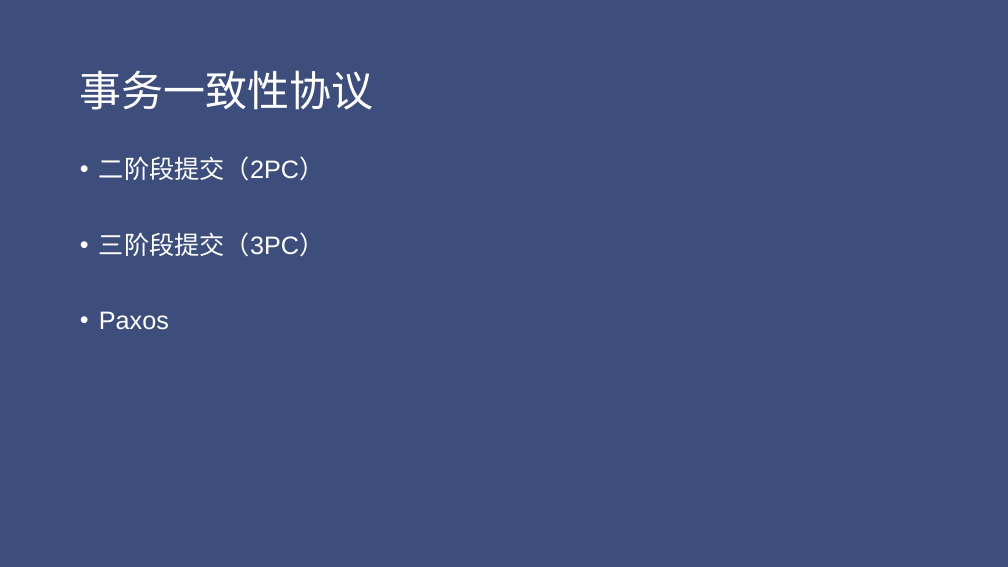
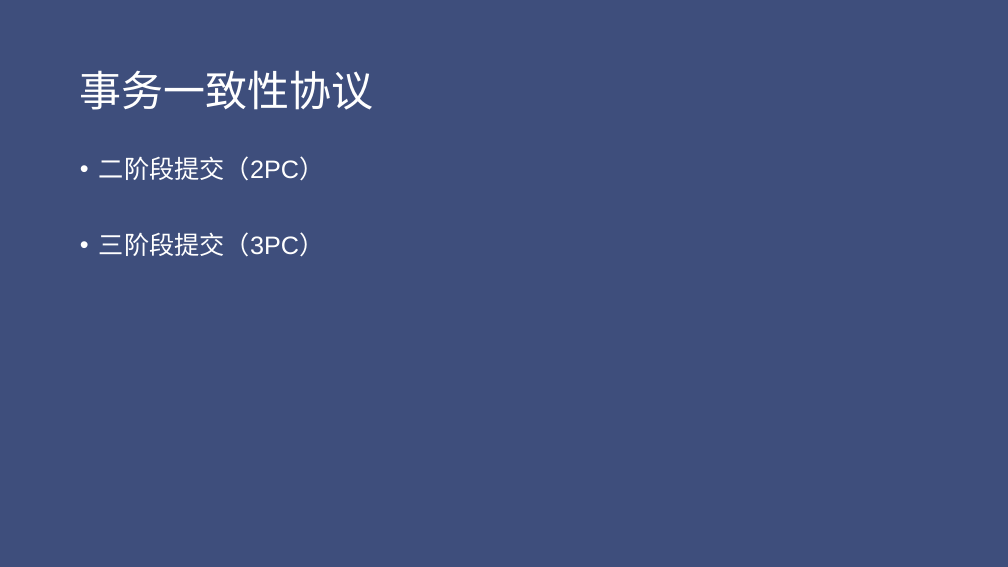
Before and after one commit to jungle0127/springcloudstudy, a slide deck: slide 15 of docs/distributedsystemtransaction.pptx. Drawn at 1008x567 pixels with LibreOffice and Linux fonts; fonts in the diff are those of the drawing. Boxes give left, top, right and bottom in pixels: in the first picture for what was removed or moved away, otherwise in the second. Text is boxed around its words. In the diff, an @@ line names an element or a change of style, - is before the commit and + after.

```diff
--- a/docs/distributedsystemtransaction.pptx
+++ b/docs/distributedsystemtransaction.pptx
@@ text at [99, 311, 169, 330]: paragraph removed @@
-• Paxos
```
Also in this commit, not shown: 5 other slides changed, 7 slides added, 1 slide removed, 9 other files.
